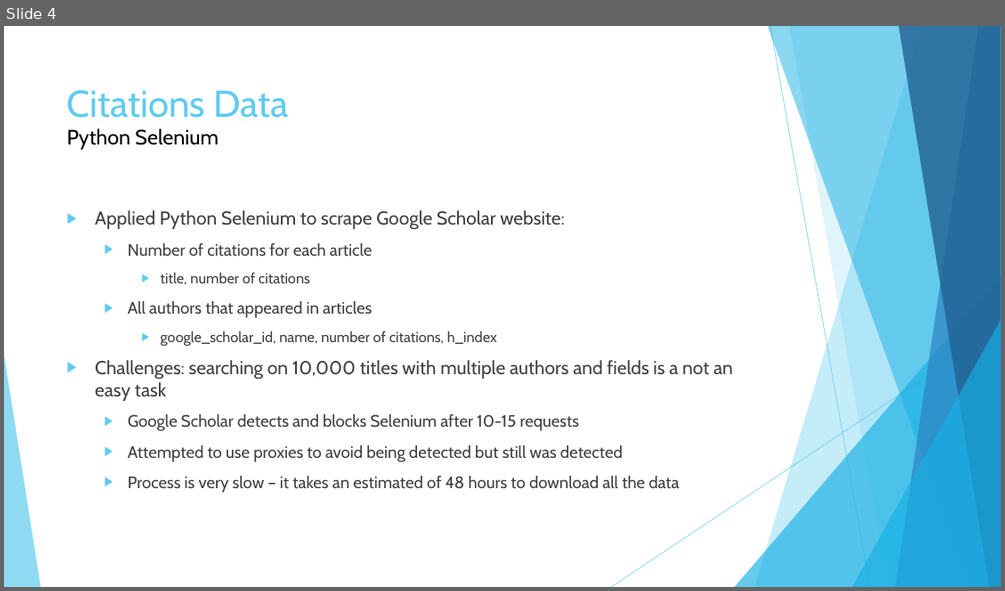
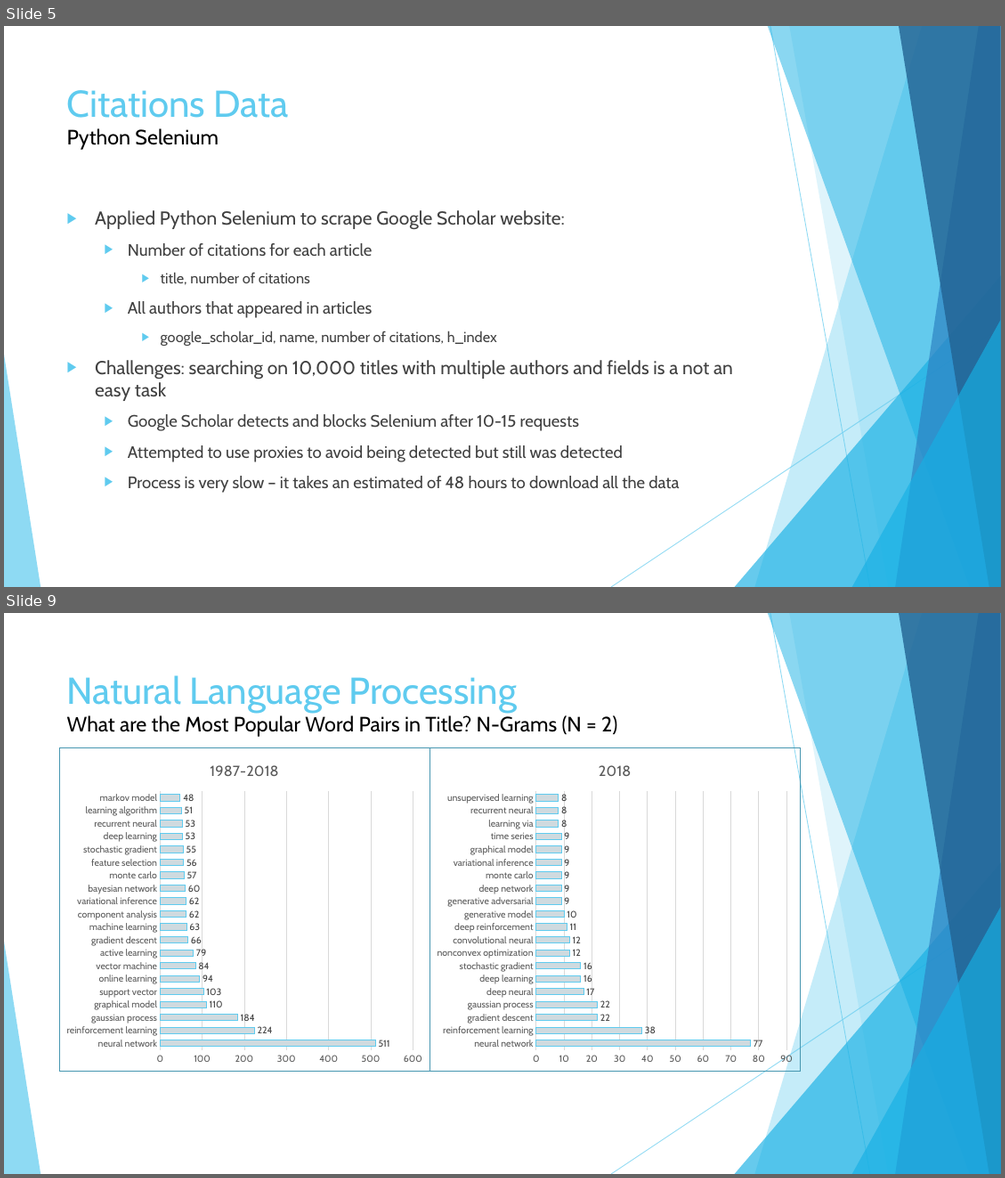
Before and after one commit to tsyurmasto/WebScrapingProject, a slide deck: presentation.pptx. Shown one above the other, each under a label of ours: slide 4 before the commit, slides 5 and 9 after it; the slides between them are not shown. The pictures are 1005x591 and 1005x1178 pixels, drawn with LibreOffice and Linux fonts; fonts in the diff are those of the drawing. Boxes give left, top, right and bottom in pixels: in the first picture for what was removed or moved away, otherwise in the second. Text is boxed around its words. In the diff, an @@ line names an element or a change of style, - is before the commit and + after.

```diff
--- a/presentation.pptx
+++ b/presentation.pptx
@@ slide 9 added at (x1=4, y1=613, x2=1001, y2=1174), background #FFFFFF; not listed: 10 template elements that a slide beside it also shows @@
@@ title added at (x1=67, y1=675, x2=617, y2=737), 20 pt, text #000000 @@
+Natural Language Processing
+What are the Most Popular Word Pairs in Title? N-Grams (N = 2)
@@ bar chart added at (x1=59, y1=747, x2=429, y2=1070) @@
+title "1987-2018 "
+categories: neural network, reinforcement learning, gaussian process, graphical model, support vector, online learning, vector machine, active learning, gradient descent, machine learning, component analysis, variational inference, bayesian network, monte carlo, feature selection, stochastic gradient, deep learning, recurrent neural, learning algorithm, markov model
+Series 1: 511, 224, 184, 110, 103, 94, 84, 79, 66, 63, 62, 62, 60, 57, 56, 55, 53, 53, 51, 48
@@ bar chart added at (x1=429, y1=747, x2=800, y2=1070) @@
+title "2018 "
+categories: neural network, reinforcement learning, gradient descent, gaussian process, deep neural, deep learning, stochastic gradient, nonconvex optimization, convolutional neural, deep reinforcement, generative model, generative adversarial, deep network, monte carlo, variational inference, graphical model, time series, learning via, recurrent neural, unsupervised learning
+Series 1: 77, 38, 22, 22, 17, 16, 16, 12, 12, 11, 10, 9, 9, 9, 9, 9, 9, 8, 8, 8
@@ what was slide 4 is now slide 5 @@
```
Also in this commit, not shown: 7 other slides added, 5 other files.
